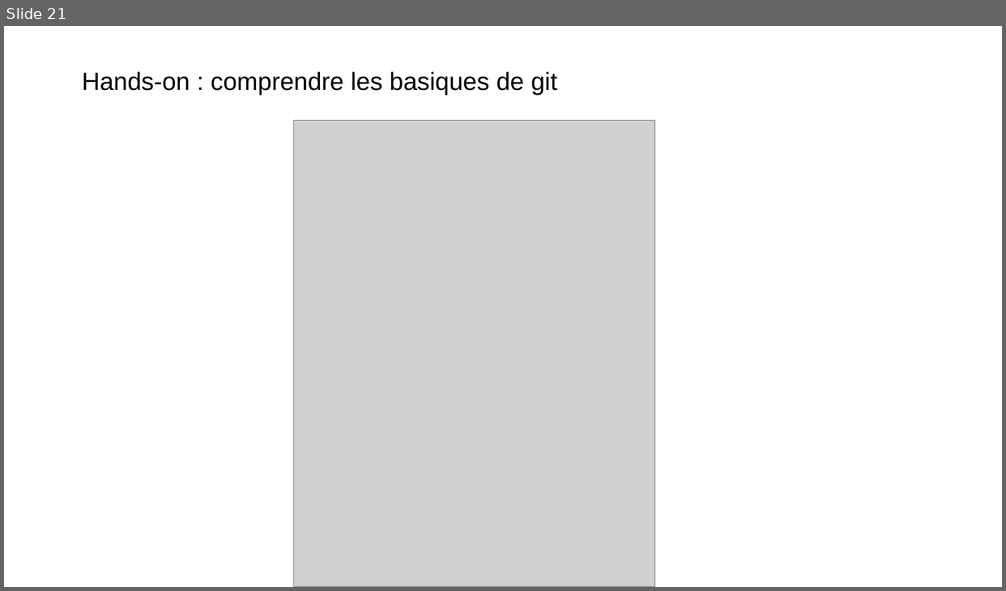
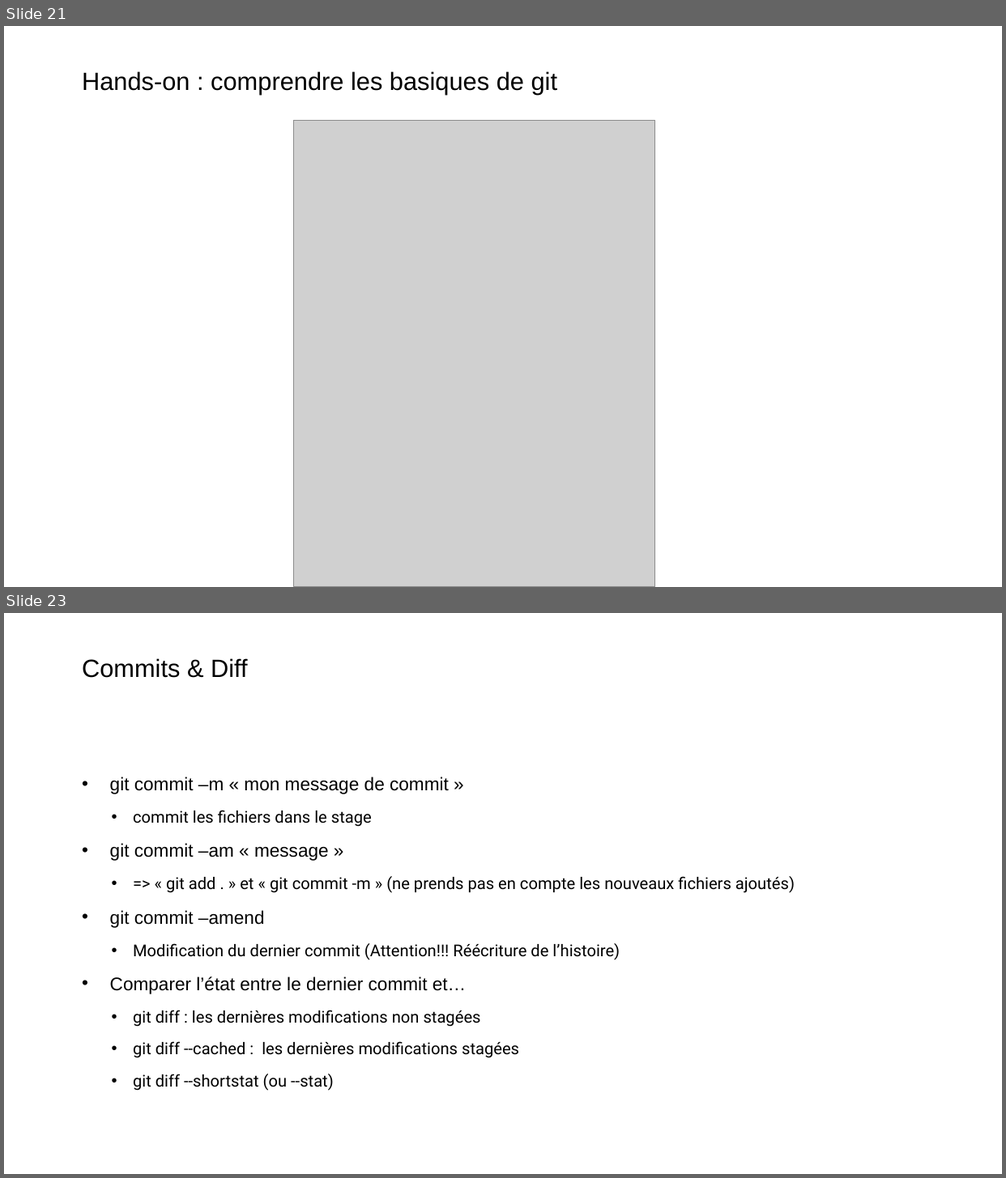
Before and after one commit to Xaviou1003/formation-git, a slide deck: Formation Git - basique.pptx. Shown one above the other, each under a label of ours: slide 21 before the commit, slides 21 and 23 after it; the slides between them are not shown. The pictures are 1006x591 and 1006x1178 pixels, drawn with LibreOffice and Linux fonts; fonts in the diff are those of the drawing; grey boxes stand for pictures; background and template pictures are left out. Boxes give left, top, right and bottom in pixels: in the first picture for what was removed or moved away, otherwise in the second. Text is boxed around its words. In the diff, an @@ line names an element or a change of style, - is before the commit and + after.

```diff
--- a/Formation Git - basique.pptx
+++ b/Formation Git - basique.pptx
@@ slide 23 added at (4, 613, 1002, 1174), background picture (left out) @@
@@ title added at (82, 658, 248, 678), 24 pt, text #000000 @@
+Commits & Diff
@@ text added at (110, 777, 795, 1059), 15.7 pt, text #000000 @@
+• git commit –m « mon message de commit »
+  • commit les fichiers dans le stage
+• git commit –am « message »
+  • => « git add . » et « git commit -m » (ne prends pas en compte les nouveaux fichiers ajoutés)
+• git commit –amend
+  • Modification du dernier commit (Attention!!! Réécriture de l’histoire)
+• Comparer l’état entre le dernier commit et…
+  • git diff : les dernières modifications non stagées
+  • git diff --cached : les dernières modifications stagées
+  • git diff --shortstat (ou --stat)
```
Also in this commit, not shown: 1 slide changed, 3 other slides added.
